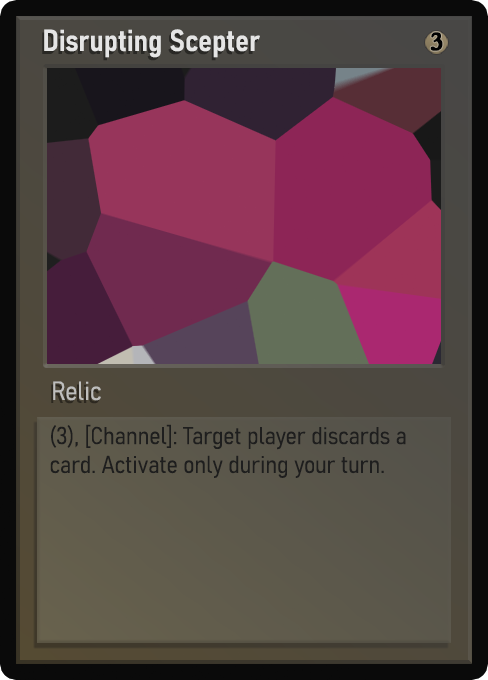
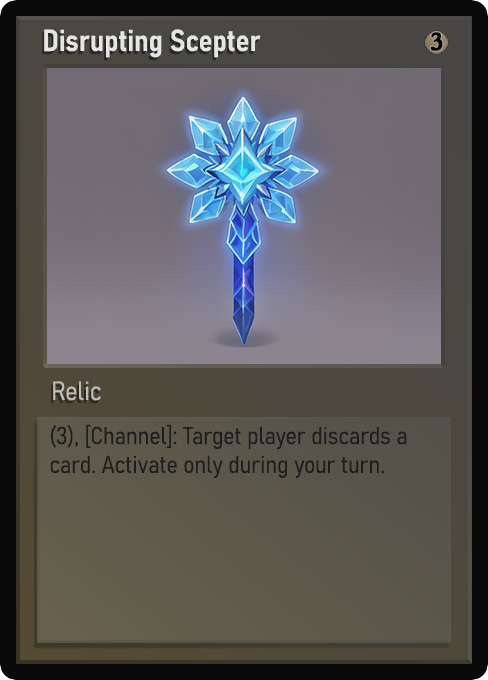
Two versions of the same layered image (488px x 680px). Layer-by-layer changes:
painted on "Name" over bbox(44, 29, 261, 58)
painted on "Class" over bbox(59, 383, 101, 401)
painted on "Desc_norm" over bbox(50, 426, 407, 478)
painted on "Artwork" over bbox(47, 68, 441, 364)
